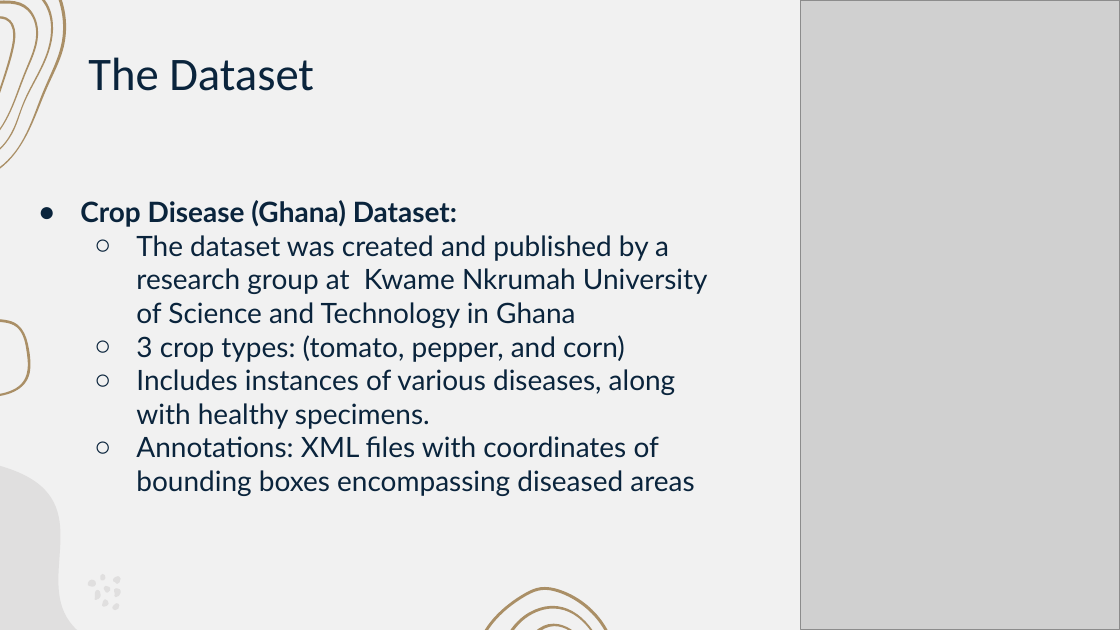
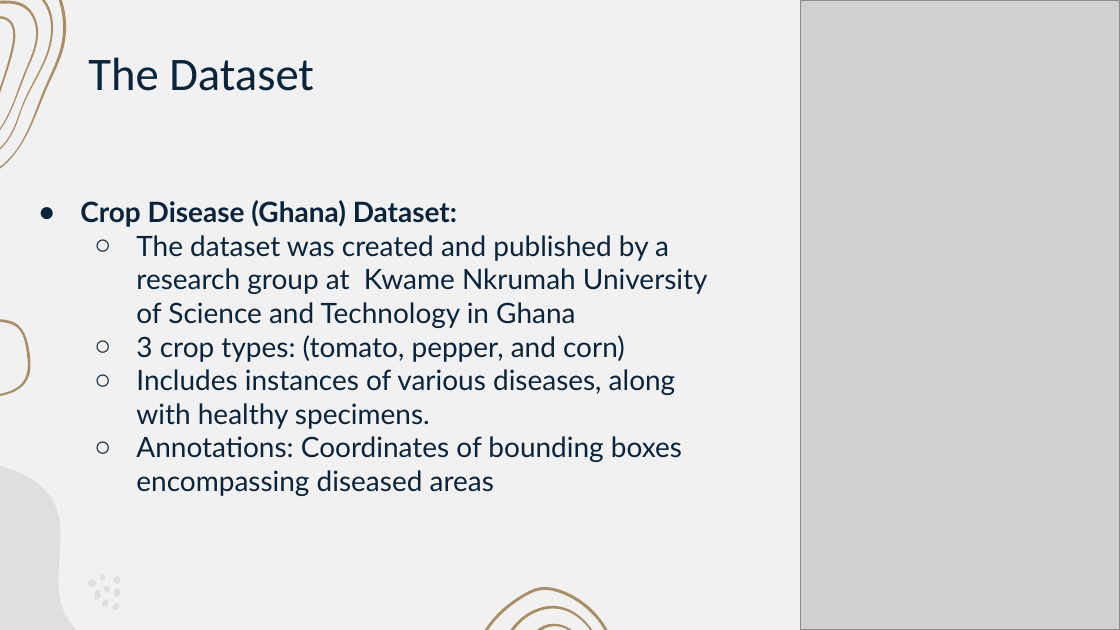
Before and after one commit to ljtaylor99/AAI-521-Final-Project, a slide deck: slide 3 of Final Project Presentation-Team 4.pptx. Drawn at 1120x630 pixels with LibreOffice and Linux fonts; fonts in the diff are those of the drawing; grey boxes stand for pictures. Boxes give left, top, right and bottom in pixels: in the first picture for what was removed or moved away, otherwise in the second. Text is boxed around its words. In the diff, an @@ line names an element or a change of style, - is before the commit and + after.

```diff
--- a/Final Project Presentation-Team 4.pptx
+++ b/Final Project Presentation-Team 4.pptx
@@ text at (x1=136, y1=436, x2=682, y2=496): text changed @@
-  ○ Annotations: XML files with coordinates of bounding boxes encompassing diseased areas
+  ○ Annotations: Coordinates of bounding boxes encompassing diseased areas
```
Also in this commit, not shown: 2 other slides changed.
